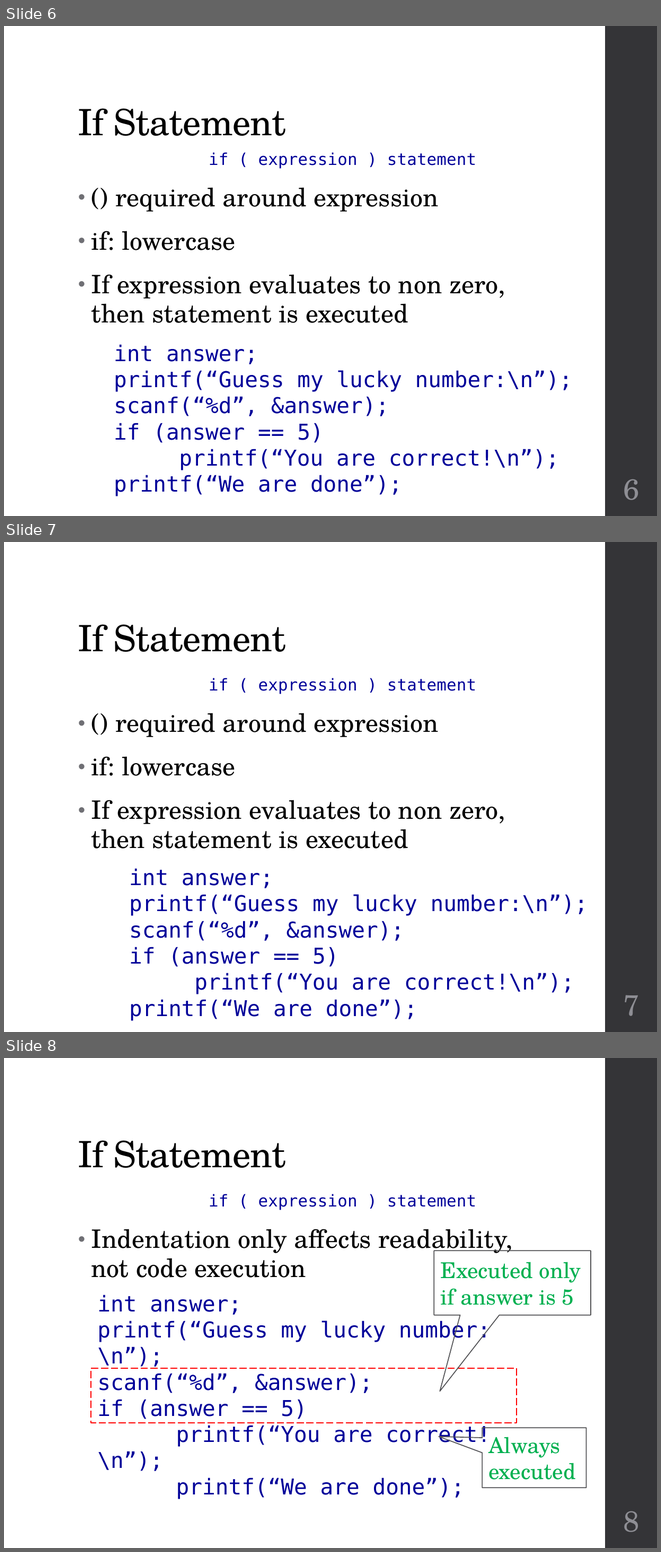
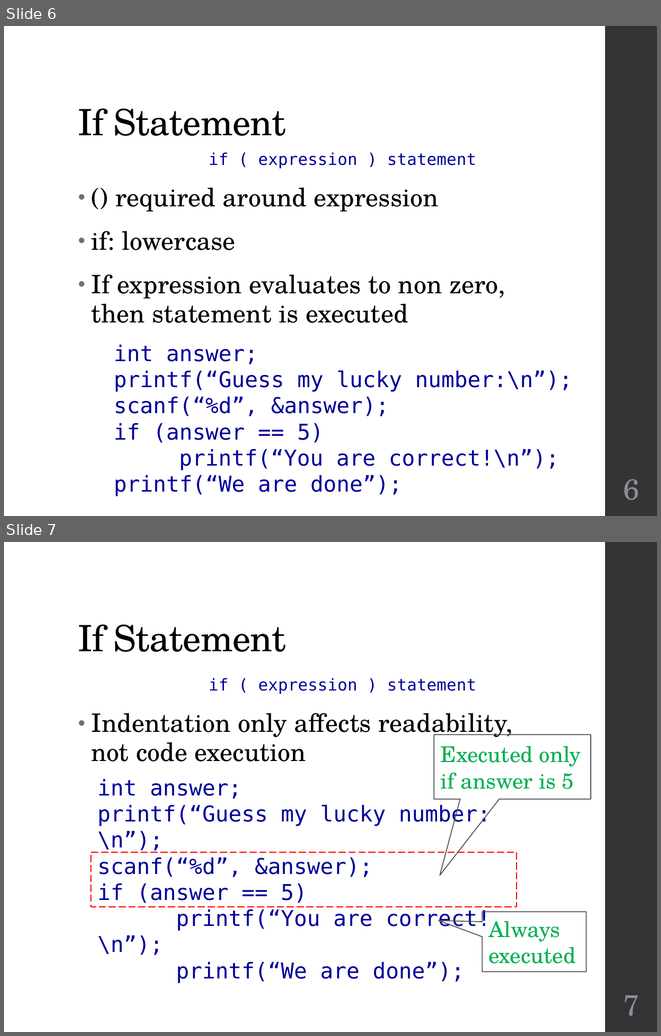
Before and after one commit to geneti/cse220_2020fall, a slide deck: Lectures/cse220-06-selection.pptx. Shown one above the other, each under a label of ours: slides 6, 7 and 8 before the commit, slides 6 and 7 after it. The pictures are 661x1552 and 661x1036 pixels, drawn with LibreOffice and Linux fonts; fonts in the diff are those of the drawing. Boxes give left, top, right and bottom in pixels: in the first picture for what was removed or moved away, otherwise in the second. Text is boxed around its words. In the diff, an @@ line names an element or a change of style, - is before the commit and + after.

```diff
--- a/Lectures/cse220-06-selection.pptx
+++ b/Lectures/cse220-06-selection.pptx
@@ slide 7 removed at bbox=[4, 542, 657, 1032], background #FFFFFF; not listed: 1 template element that a slide beside it also shows @@
@@ title removed at bbox=[78, 624, 286, 652] @@
-If Statement
@@ text removed at bbox=[91, 678, 505, 848] @@
-if ( expression ) statement
-• () required around expression
-• if: lowercase
-• If expression evaluates to non zero, then statement is executed
@@ text removed at bbox=[129, 868, 588, 1021] @@
-int answer;
-printf(“Guess my lucky number:\n”);
-scanf(“%d”, &answer);
-if (answer == 5)
-printf(“You are correct!\n”);
-printf(“We are done”);
@@ page number removed at bbox=[623, 995, 639, 1016] @@
-7
@@ what was slide 8 is now slide 7 @@
@@ page number at bbox=[623, 995, 639, 1016]: text changed @@
-8
+7
```
Also in this commit, not shown: 2 other files.
